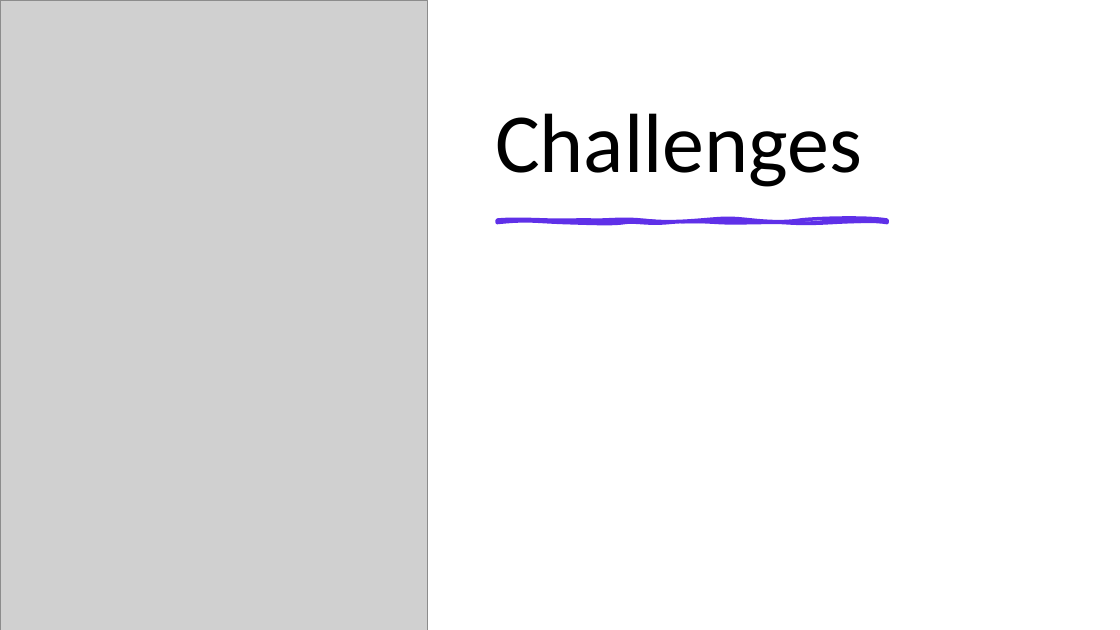
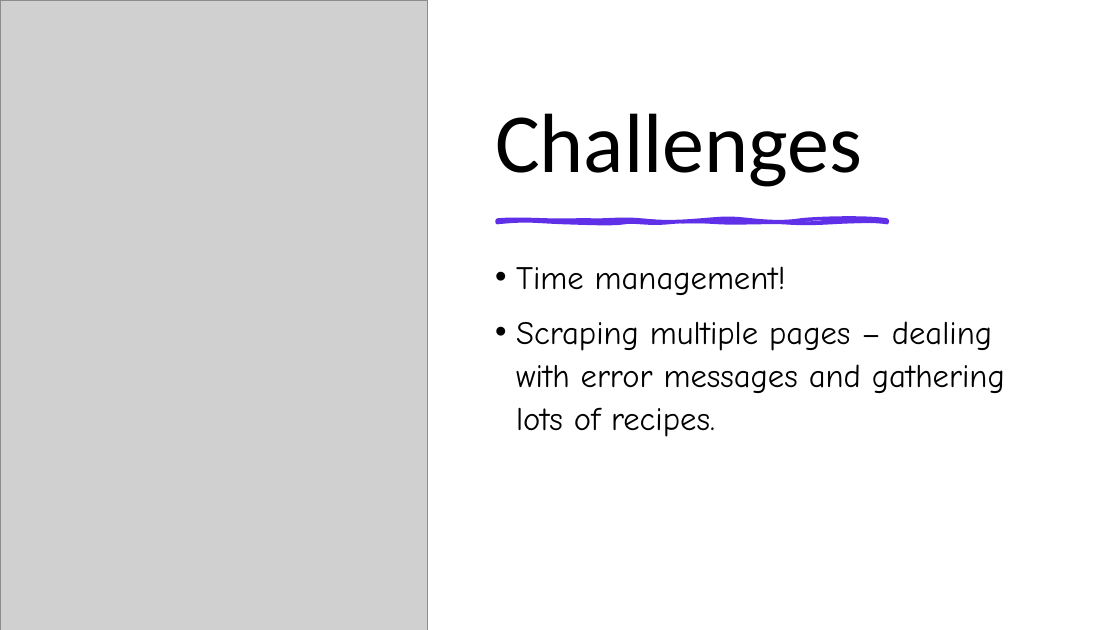
Before and after one commit to flacolaco/final_project, a slide deck: slide 7 of presentation.pptx. Drawn at 1120x630 pixels with LibreOffice and Linux fonts; fonts in the diff are those of the drawing; grey boxes stand for pictures. Boxes give left, top, right and bottom in pixels: in the first picture for what was removed or moved away, otherwise in the second. Text is boxed around its words. In the diff, an @@ line names an element or a change of style, - is before the commit and + after.

```diff
--- a/presentation.pptx
+++ b/presentation.pptx
@@ text added at (516, 266, 1005, 437), 28 pt, text #000000 @@
+• Time management!
+• Scraping multiple pages – dealing with error messages and gathering lots of recipes.
```
Also in this commit, not shown: 4 other slides changed, 2 slides added, 1 slide removed.
